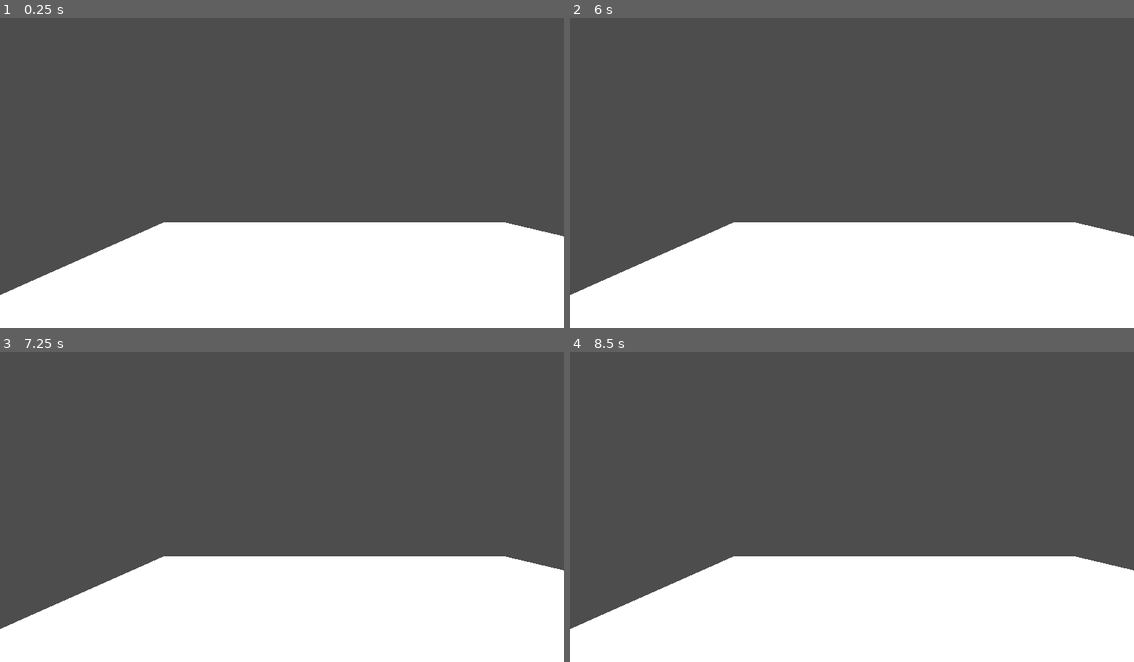
Above: before the commit, frames 1-4 (two rows, left to right).
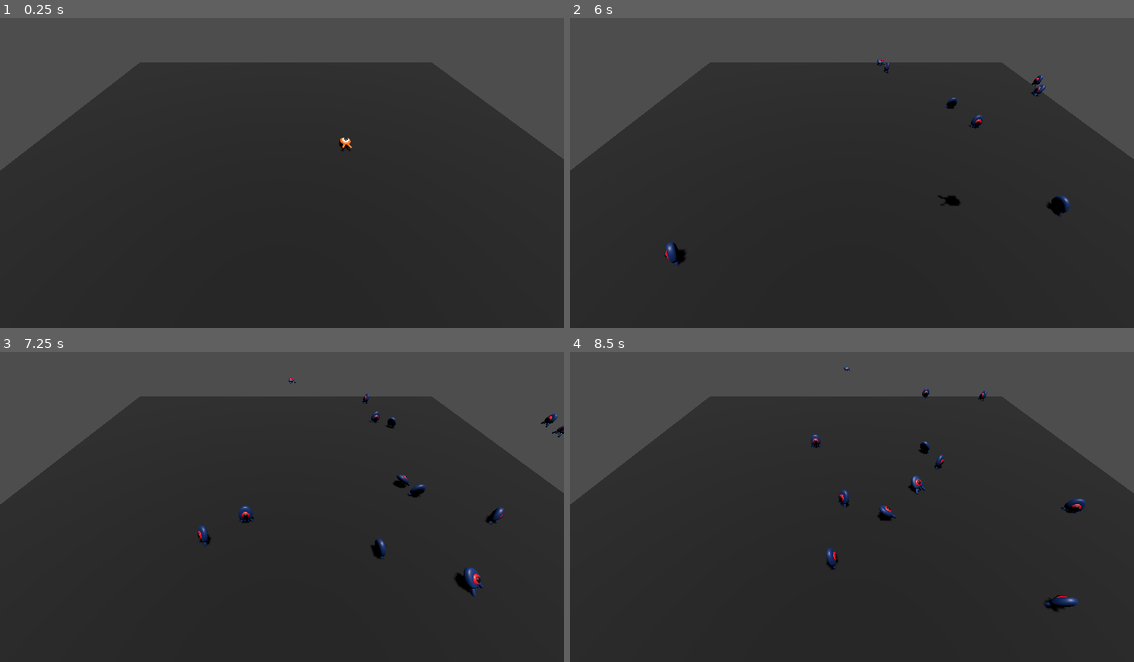
Above: after the commit, the same moments.

Repository: madddmadd/squash_the_creeps_start_1.1.0
Game: Godot game, scene res://map.tscn
Same seed, same stepped clock (60 frames per second), same inputs: the game is played once before the commit and once after it.
Inputs:
- Up to frame 1 (0.25 s): no input
- Up to frame 2 (6 s): tap Enter (ui_accept) at 0.5, 0.6, 1.55, 2.1, 2.85, 4.35, 5.1 s; hold Right (right) 0.53-1.28 s; tap Space (jump) at 0.77, 0.8, 1.07, 1.35, 1.52, 1.82, 2.3, 3.02, 3.32, 3.6, 3.77, 4.07, 4.52, 4.82, 5.3, 5.85 s; hold Down (down) 1.28-2.03 s; hold Right (right) 2.03-2.78 s; hold Up (ui_up) 2.78-3.53 s; hold Left (left) 3.53-5.03 s; hold Down (down) 5.03-5.78 s; hold Right (right) from 5.78 s (still down)
- Up to frame 3 (7.25 s): tap Space (jump) at 6.02, 6.32, 6.77, 6.8, 7.07 s; tap Enter (ui_accept) at 6.05, 6.6 s; release Right (right) at 6.53 s; hold Up (ui_up) from 6.53 s (still down)
- Up to frame 4 (8.5 s): release Up (ui_up) at 7.28 s; hold Right (right) 7.28-8.03 s; tap Enter (ui_accept) at 7.35 s; tap Space (jump) at 7.52, 7.82, 8.1 s; hold Down (down) from 8.03 s (still down)

The runs differ from the first frame. In frame 1, 78% of the frame differs, in the area x 0-100%, y 14-100%; in frame 2, 78%; in frame 3, 78%, in the area x 0-100%, y 8-100%; in frame 4, 78%.

Commit message:
bsdfsdfd
sdfsd

Diff:
--- /dev/null
+++ b/map.gd
@@ -0,0 +1,18 @@
+extends Node
+
+@export var mob_scene: PackedScene
+func _on_timer_timeout() -> void:
+		# Create a new instance of the Mob scene.
+	var mob = mob_scene.instantiate()
+
+	# Choose a random location on the SpawnPath.
+	# We store the reference to the SpawnLocation node.
+	var mob_spawn_location = get_node("SpawnPath/SpawnLocation")
+	# And give it a random offset.
+	mob_spawn_location.progress_ratio = randf()
+
+	var player_position = $player.position
+	mob.initialize(mob_spawn_location.position, player_position)
+
+	# Spawn the mob by adding it to the Main scene.
+	add_child(mob)
--- a/map.tscn
+++ b/map.tscn
@@ -1,15 +1,32 @@
-[gd_scene load_steps=4 format=3 uid="uid://dq6b2is867qfn"]
+[gd_scene load_steps=8 format=3 uid="uid://dq6b2is867qfn"]
 
+[ext_resource type="Script" path="res://map.gd" id="1_o2i08"]
 [ext_resource type="PackedScene" uid="uid://bp3y2ur5gqr65" path="res://player.tscn" id="1_s4kvi"]
+[ext_resource type="PackedScene" uid="uid://ds6x0imecqows" path="res://mob.tscn" id="2_mhs0b"]
 
 [sub_resource type="BoxShape3D" id="BoxShape3D_jcgqj"]
 size = Vector3(102.452, 2, 103.107)
 
+[sub_resource type="StandardMaterial3D" id="StandardMaterial3D_n5227"]
+transparency = 1
+albedo_color = Color(0, 0, 0, 1)
+
 [sub_resource type="BoxMesh" id="BoxMesh_ulqn0"]
 
+[sub_resource type="Curve3D" id="Curve3D_vv5ua"]
+_data = {
+"points": PackedVector3Array(0, 0, 0, 0, 0, 0, -34.9198, 0, -35.7115, 0, 0, 0, 0, 0, 0, 31.3639, 0, -38.1169, 0, 0, 0, 0, 0, 0, 34.5712, 0, 41.5304, 0, 0, 0, 0, 0, 0, -38.6616, 0, 39.3923, 0, 0, 0, 0, 0, 0, -34.9198, 0, -35.7115),
+"tilts": PackedFloat32Array(0, 0, 0, 0, 0)
+}
+point_count = 5
+
 [node name="map" type="Node3D"]
+script = ExtResource("1_o2i08")
+mob_scene = ExtResource("2_mhs0b")
 
 [node name="StaticBody3D" type="StaticBody3D" parent="."]
+collision_layer = 4
+collision_mask = 3
 
 [node name="CollisionShape3D" type="CollisionShape3D" parent="StaticBody3D"]
 transform = Transform3D(1, 0, 0, 0, 1, 0, 0, 0, 1, -0.537109, 0, -0.0737152)
@@ -17,20 +34,36 @@
 
 [node name="MeshInstance3D" type="MeshInstance3D" parent="StaticBody3D"]
 transform = Transform3D(100, 0, 0, 0, 2, 0, 0, 0, 100, 0, 0, 0)
+material_override = SubResource("StandardMaterial3D_n5227")
 mesh = SubResource("BoxMesh_ulqn0")
 
 [node name="DirectionalLight3D" type="DirectionalLight3D" parent="."]
-transform = Transform3D(0.0175617, -0.998759, 0.0466167, 0.0566563, 0.0475431, 0.997261, -0.998239, -0.0148725, 0.0574209, -1.15512, 45.6157, -0.405758)
-light_energy = 3.575
+transform = Transform3D(0.0175617, -0.998758, 0.0466168, 0.0566563, 0.0475431, 0.997261, -0.998239, -0.0148725, 0.0574209, -28.5706, 45.6157, 47.891)
+light_energy = 2.0
 shadow_enabled = true
 shadow_bias = 0.0
 
 [node name="camera pivot" type="Marker3D" parent="."]
-transform = Transform3D(1, 0, 0, 0, 1, 1.74846e-07, 0, -1.74846e-07, 1, -45, 0, 0)
+transform = Transform3D(1, 0, 0, 0, 0.688354, 0.725374, 0, -0.725374, 0.688354, 0, 0, 0)
 
 [node name="Camera3D" type="Camera3D" parent="camera pivot"]
-transform = Transform3D(1, 0, 0, 0, 1, 0, 0, 0, 1, 29.697, 16.4415, 10.2518)
+transform = Transform3D(1, 0, 0, 0, 1, 0, 0, 0, 1, -1.32854, 0.127546, 37.0538)
 near = 0.023
 
-[node name="Node3D" parent="." instance=ExtResource("1_s4kvi")]
+[node name="player" parent="." instance=ExtResource("1_s4kvi")]
 transform = Transform3D(1, 0, 0, 0, 1, 0, 0, 0, 1, 11.1088, 1.43231, -5.97905)
+bounce_impulse = 16
+fall_accel = 75
+jump_impulse = 200
+
+[node name="SpawnPath" type="Path3D" parent="."]
+curve = SubResource("Curve3D_vv5ua")
+
+[node name="SpawnLocation" type="PathFollow3D" parent="SpawnPath"]
+transform = Transform3D(0.0362667, 0, -0.999342, 0, 1, 0, 0.999342, 0, 0.0362667, -34.9198, 0, -35.7115)
+
+[node name="Timer" type="Timer" parent="."]
+wait_time = 0.4
+autostart = true
+
+[connection signal="timeout" from="Timer" to="." method="_on_timer_timeout"]
--- a/mob.gd
+++ b/mob.gd
@@ -1,30 +1,32 @@
 extends CharacterBody3D
 
+# Minimum speed of the mob in meters per second.
+@export var min_speed = 10
+# Maximum speed of the mob in meters per second.
+@export var max_speed = 18
+signal squashed
+func _physics_process(_delta):
+	move_and_slide()
 
-const SPEED = 5.0
-const JUMP_VELOCITY = 4.5
+# This function will be called from the Main scene.
+func initialize(start_position, player_position):
+	# We position the mob by placing it at start_position
+	# and rotate it towards player_position, so it looks at the player.
+	look_at_from_position(start_position, player_position, Vector3.UP)
+	# Rotate this mob randomly within range of -45 and +45 degrees,
+	# so that it doesn't move directly towards the player.
+	rotate_y(randf_range(-PI / 4, PI / 4))
 
+	# We calculate a random speed (integer)
+	var random_speed = randi_range(min_speed, max_speed)
+	# We calculate a forward velocity that represents the speed.
+	velocity = Vector3.FORWARD * random_speed
+	# We then rotate the velocity vector based on the mob's Y rotation
+	# in order to move in the direction the mob is looking.
+	velocity = velocity.rotated(Vector3.UP, rotation.y)
 
-func _physics_process(delta: float) -> void:
-	# Add the gravity.
-	if not is_on_floor():
-		velocity += get_gravity() * delta
-
-	# Handle jump.
-	if Input.is_action_just_pressed("ui_accept") and is_on_floor():
-		velocity.y = JUMP_VELOCITY
-
-	# Get the input direction and handle the movement/deceleration.
-	# As good practice, you should replace UI actions with custom gameplay actions.
-	var input_dir := Input.get_vector("ui_left", "ui_right", "ui_up", "ui_down")
-	var direction := (transform.basis * Vector3(input_dir.x, 0, input_dir.y)).normalized()
-	if direction:
-		velocity.x = direction.x * SPEED
-		velocity.z = direction.z * SPEED
-	else:
-		velocity.x = move_toward(velocity.x, 0, SPEED)
-		velocity.z = move_toward(velocity.z, 0, SPEED)
-
-	move_and_slide()
 func _on_visible_on_screen_notifier_3d_screen_exited():
 	queue_free()
+func squash():
+	squashed.emit()
+	queue_free()
--- a/mob.tscn
+++ b/mob.tscn
@@ -6,7 +6,9 @@
 [sub_resource type="BoxShape3D" id="BoxShape3D_2u6ee"]
 size = Vector3(2.20801, 1.84265, 2.0127)
 
-[node name="Node3D" type="CharacterBody3D"]
+[node name="Node3D" type="CharacterBody3D" groups=["mob"]]
+collision_layer = 2
+collision_mask = 5
 script = ExtResource("1_wmcl4")
 
 [node name="mob" parent="." instance=ExtResource("2_afhix")]
--- a/node_3d.gd
+++ b/node_3d.gd
@@ -1,10 +1,14 @@
 extends CharacterBody3D
 
+@export var bounce_impulse = 16
 @export var speed=15
 @export var fall_accel=75
+@export var jump_impulse = 200
+
 var target_velocity = Vector3.ZERO
 func _physics_process(delta):
-	# We create a local variable to store the input direction.
+	if is_on_floor() and Input.is_action_just_pressed("jump"):
+		target_velocity.y = jump_impulse
 	var direction = Vector3.ZERO
 
 	# We check for each move input and update the direction accordingly.
@@ -33,3 +37,21 @@
 	# Moving the Character
 	velocity = target_velocity
 	move_and_slide()
+	for index in range(get_slide_collision_count()):
+		# We get one of the collisions with the player
+		var collision = get_slide_collision(index)
+
+		# If the collision is with ground
+		if collision.get_collider() == null:
+			continue
+
+		# If the collider is with a mob
+		if collision.get_collider().is_in_group("mob"):
+			var mob = collision.get_collider()
+			# we check that we are hitting it from above.
+			if Vector3.UP.dot(collision.get_normal()) > 0.1:
+				# If so, we squash it and bounce.
+				mob.squash()
+				target_velocity.y = bounce_impulse
+				# Prevent further duplicate calls.
+				break
--- a/player.tscn
+++ b/player.tscn
@@ -7,6 +7,7 @@
 radius = 1.01659
 
 [node name="player" type="CharacterBody3D"]
+collision_mask = 6
 script = ExtResource("1_hr8t4")
 speed = 20
 
